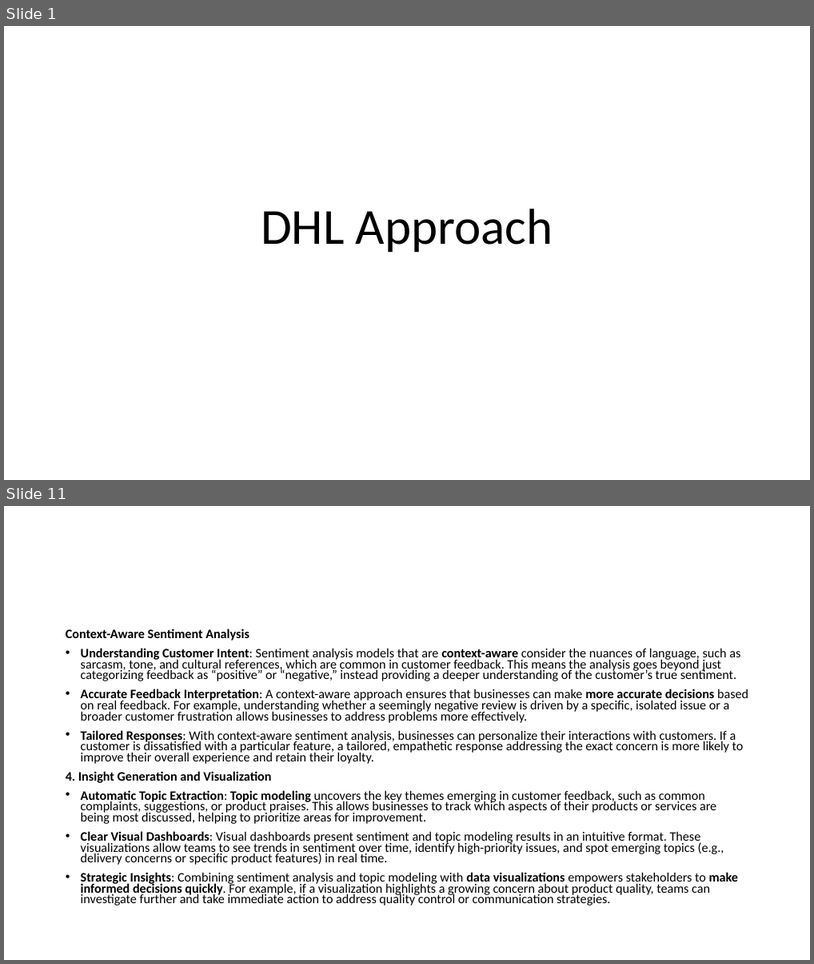
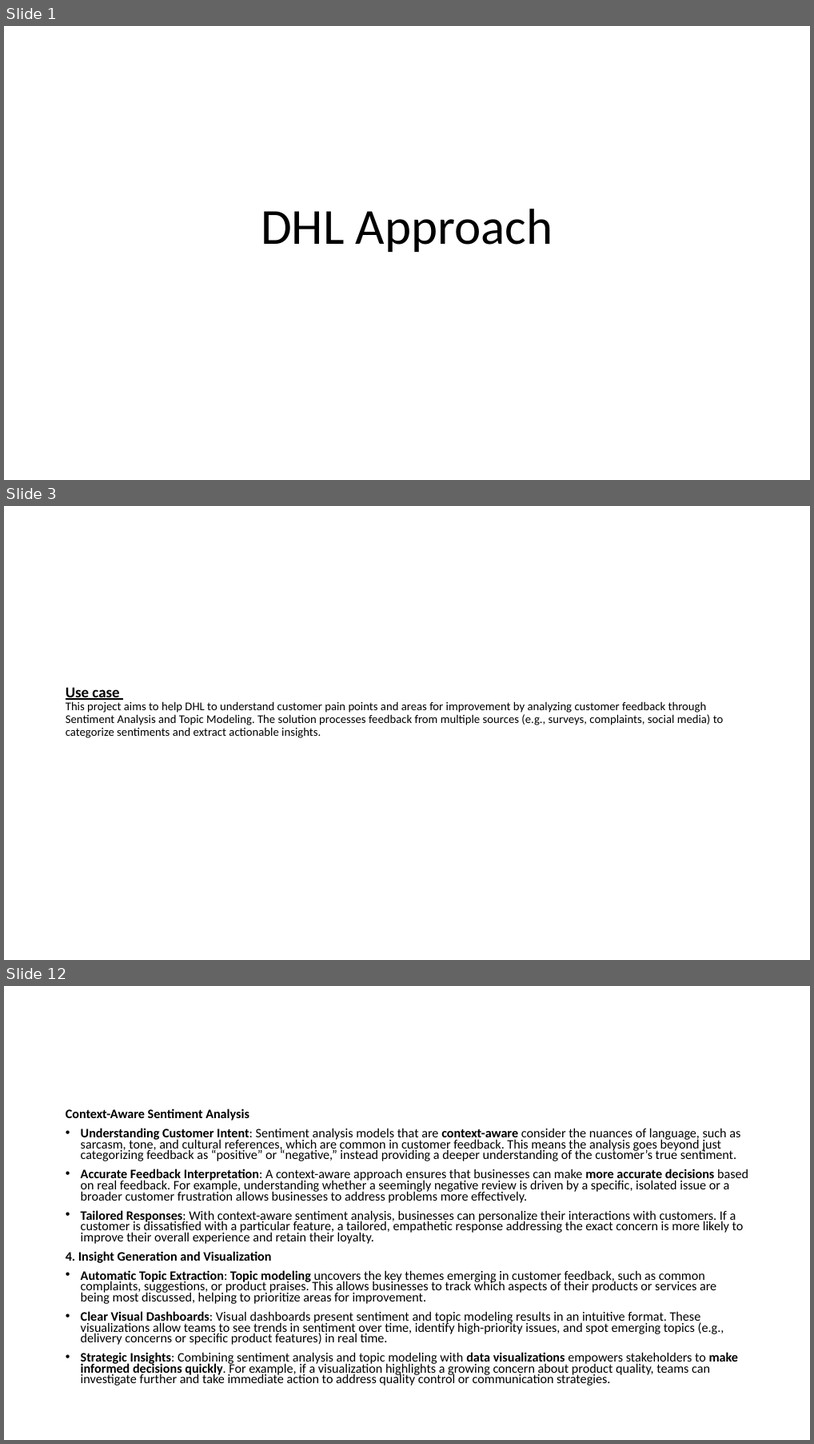
Before and after one commit to ShiviV/DHL-Sentiment-and-Topic-modelling, a slide deck: DHL Approach.pptm. Shown one above the other, each under a label of ours: slides 1 and 11 before the commit, slides 1, 3 and 12 after it; the slides between them are not shown. The pictures are 814x964 and 814x1444 pixels, drawn with LibreOffice and Linux fonts; fonts in the diff are those of the drawing. Boxes give left, top, right and bottom in pixels: in the first picture for what was removed or moved away, otherwise in the second. Text is boxed around its words. In the diff, an @@ line names an element or a change of style, - is before the commit and + after.

```diff
--- a/DHL Approach.pptm
+++ b/DHL Approach.pptm
@@ slide 3 added at (4, 506, 810, 960), background #FFFFFF @@
@@ title added at (66, 687, 724, 738), 14 pt, text #000000 @@
+Use case
+This project aims to help DHL to understand customer pain points and areas for improvement by analyzing customer feedback through Sentiment Analysis and Topic Modeling. The solution processes feedback from multiple sources (e.g., surveys, complaints, social media) to categorize sentiments and extract actionable insights.
@@ what was slide 11 is now slide 12 @@
```
Also in this commit, not shown: 6 slides changed, 2 other slides added, 2 slides removed.
